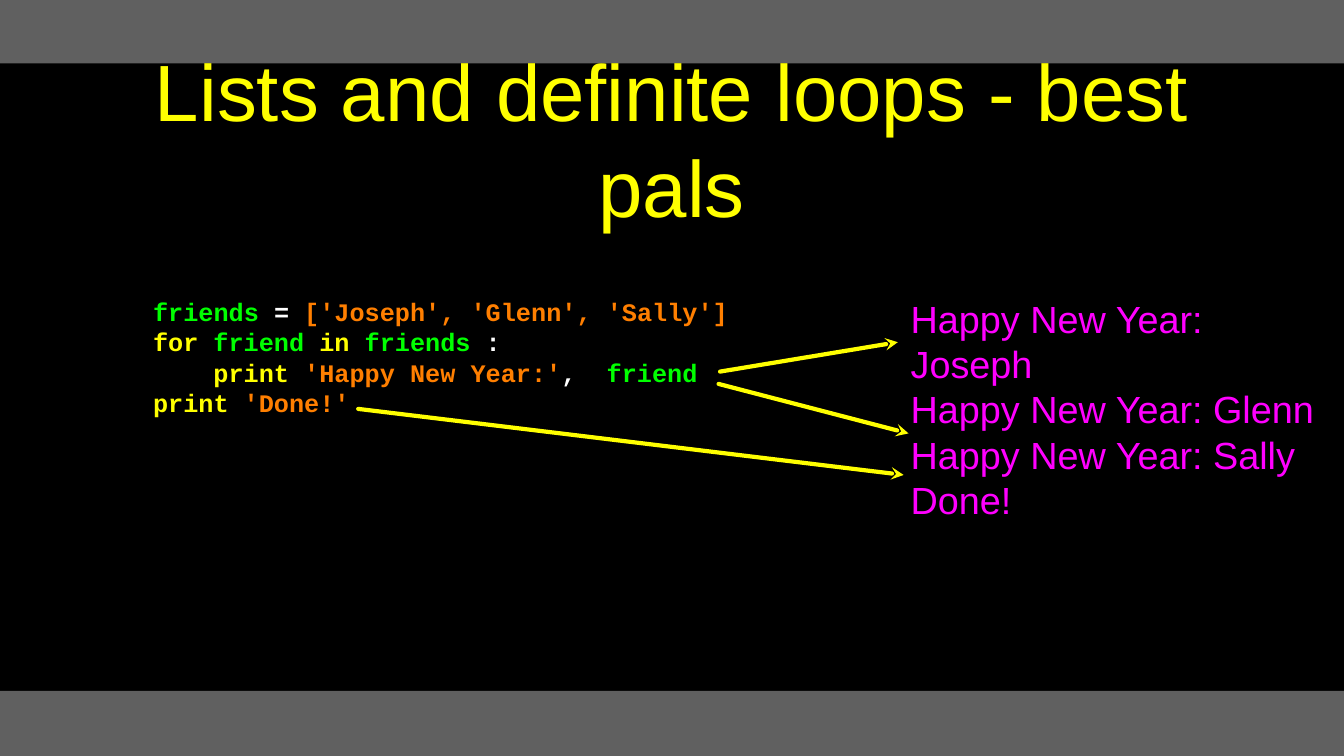
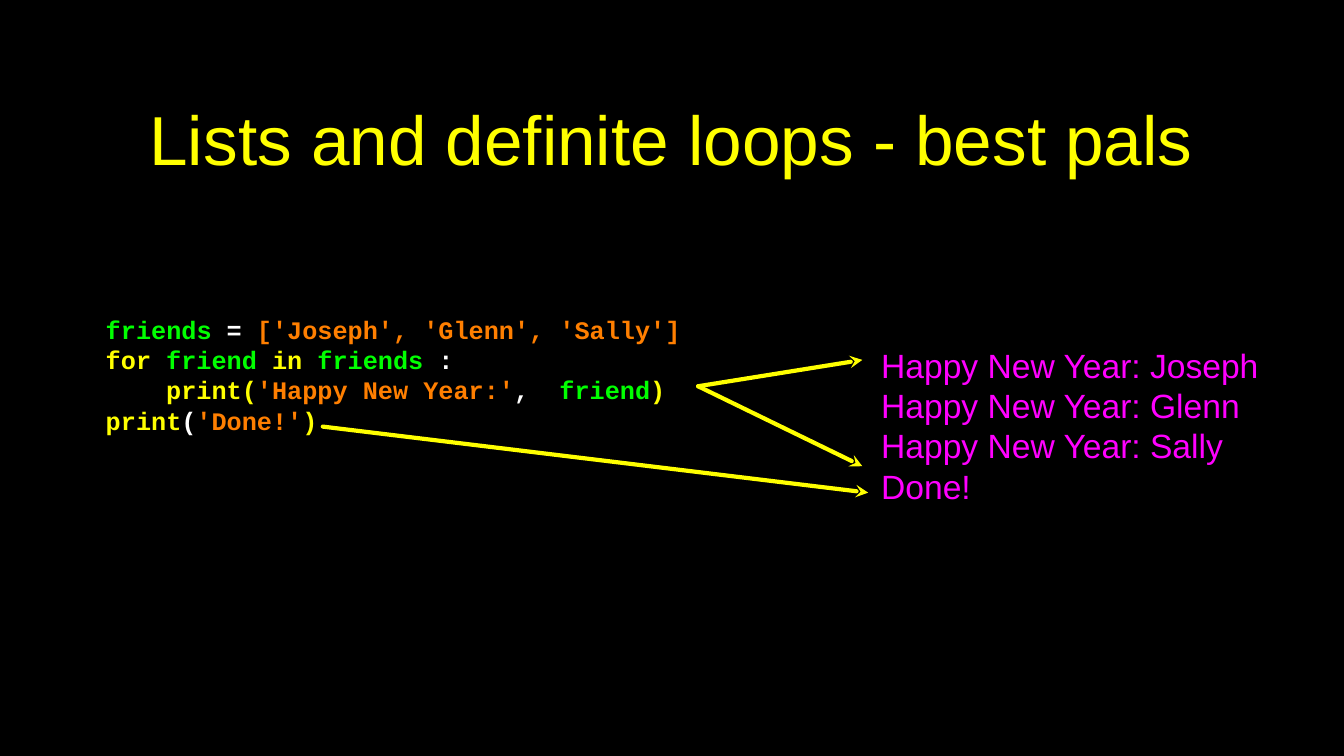
Before and after one commit to csev/py4e, a slide deck: slide 6 of lectures3/Pythonlearn-08-Lists.pptx. Drawn at 1344x756 pixels with LibreOffice and Linux fonts; fonts in the diff are those of the drawing. Boxes give left, top, right and bottom in pixels: in the first picture for what was removed or moved away, otherwise in the second. Text is boxed around its words. In the diff, an @@ line names an element or a change of style, - is before the commit and + after.

```diff
--- a/lectures3/Pythonlearn-08-Lists.pptx
+++ b/lectures3/Pythonlearn-08-Lists.pptx
@@ rectangle removed at (x1=0, y1=0, x2=1344, y2=63) @@
@@ title "Lists and definite loops - ..." at (x1=149, y1=114, x2=1192, y2=178): size 76 to 66 pt @@
@@ text "friends = ['Joseph', 'Glenn', 'Sally']" moved from (x1=153, y1=303, x2=728, y2=418) to (x1=106, y1=320, x2=680, y2=436) @@
@@ text "Happy New Year: Joseph" moved from (x1=911, y1=307, x2=1314, y2=515) to (x1=881, y1=353, x2=1258, y2=500) @@
@@ text "Happy New Year: Joseph" at (x1=881, y1=353, x2=1258, y2=500): size 36 to 32 pt @@
@@ text at (x1=106, y1=381, x2=665, y2=436): text changed @@
-print 'Happy New Year:', friend
-print 'Done!'
+print('Happy New Year:', friend)
+print('Done!')
@@ arrow moved from (898, 342) - (720, 372) to (862, 360) - (698, 386) @@
@@ arrow moved from (909, 433) - (719, 384) to (862, 466) - (698, 386) @@
@@ arrow moved from (903, 475) - (358, 409) to (868, 493) - (323, 426) @@
@@ rectangle at (x1=0, y1=691, x2=1344, y2=756): fill #606060 to #000000 @@
```
Also in this commit, not shown: 27 other slides changed, 10 other files.
